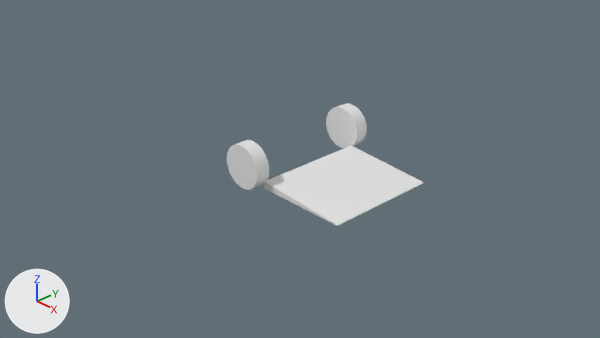
Renders of the Blender file LowBudgetQT/Assets/Models/handtruck.blend from each side of a commit.
Camera for both pictures: the file's camera 'Camera'. The lights are fixed; the arrows at lower left show +X, +Y and +Z.
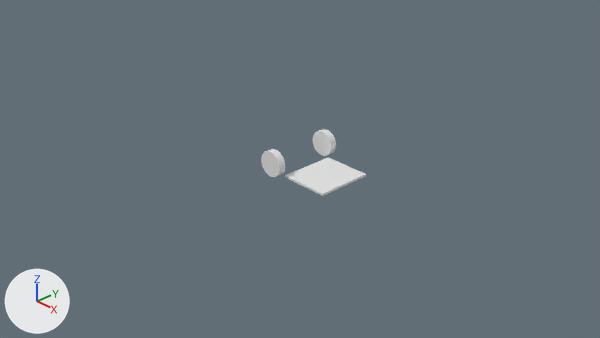
What differs and where, as boxes [x1, y1, x2, y2] in the pictures (600 x 338 px):
```json
{"object": "Cube", "change": "reshaped", "before": [264, 145, 424, 226], "after": [285, 157, 366, 196], "on screen": "49% narrower, 51% shorter"}
{"object": "Cylinder", "change": "mesh rescaled, moved", "before": [227, 140, 269, 190], "after": [261, 149, 285, 177], "on screen": "42% narrower, 43% shorter"}
{"object": "Cylinder.001", "change": "mesh rescaled, moved", "before": [326, 103, 367, 148], "after": [313, 129, 336, 156], "on screen": "43% narrower, 39% shorter"}
```

Edits to the scene script, one JSON object a line:
```json
{"block": "me_cube", "where": "me_cube.from_pydata(...)  # 8 vertices, 6 faces; spans x 0.2..1.5, y -0.8..0.8, z 0.0..0.1"}
{"block": "me_cube", "where": "# used by ob_cube; location = (0.0, 0.0, 0.0)"}
{"block": "me_cube", "change": "me_cube part 1"}
{"op": "set", "path": "me_cube.vertices[0].co", "old": "(1.5, 0.8, 0.01)", "new": "(0.85, 0.4, 0.03)", "note": "pixel (424, 182) -> pixel (366, 174)"}
{"op": "set", "path": "me_cube.vertices[1].co", "old": "(1.5, 0.8, 0.0)", "new": "(0.85, 0.4, 0.0)", "note": "pixel (424, 183) -> pixel (365, 176)"}
{"op": "set", "path": "me_cube.vertices[2].co", "old": "(1.5, -0.8, 0.01)", "new": "(0.85, -0.4, 0.03)", "note": "pixel (337, 225) -> pixel (322, 193)"}
{"op": "set", "path": "me_cube.vertices[3].co", "old": "(1.5, -0.8, 0.0)", "new": "(0.85, -0.4, 0.0)", "note": "pixel (337, 226) -> pixel (322, 195)"}
{"op": "set", "path": "me_cube.vertices[4].co", "old": "(0.2, 0.8, 0.1)", "new": "(0.15, 0.4, 0.03)", "note": "pixel (351, 145) -> pixel (328, 157)"}
{"op": "set", "path": "me_cube.vertices[5].co", "old": "(0.2, 0.8, 0.0)", "new": "(0.15, 0.4, 0.0)"}
{"op": "set", "path": "me_cube.vertices[6].co", "old": "(0.2, -0.8, 0.1)", "new": "(0.15, -0.4, 0.03)", "note": "pixel (264, 181) -> pixel (285, 175)"}
{"op": "set", "path": "me_cube.vertices[7].co", "old": "(0.2, -0.8, 0.0)", "new": "(0.15, -0.4, 0.0)", "note": "pixel (264, 188) -> pixel (285, 177)"}
{"block": "me_cylinder", "where": "me_cylinder.from_pydata(...)  # 64 vertices, 34 faces; spans x -0.3..0.3, y -0.3..0.3, z 0.0..0.2"}
{"block": "me_cylinder", "where": "# used by ob_cylinder; location = (0.0, -0.8, 0.3); rotation_euler = (1.571, 0.0, 0.0), in degrees (90, 0, 0)"}
{"block": "me_cylinder", "change": "me_cylinder part 2: the whole mesh is scaled about the mesh origin by (0.6, 0.6, 0.5)"}
{"block": "me_cylinder_001", "where": "me_cylinder_001.from_pydata(...)  # 64 vertices, 34 faces; spans x -0.3..0.3, y -0.3..0.3, z 0.0..0.2"}
{"block": "me_cylinder_001", "where": "# used by ob_cylinder_001; location = (0.0, 1.0, 0.3); rotation_euler = (1.571, 0.0, 0.0), in degrees (90, 0, 0)"}
{"block": "me_cylinder_001", "change": "me_cylinder_001 part 3: the whole mesh is scaled about its middle by (0.6, 0.6, 0.5), then moved by (0.0, 0.0, 0.05)"}
{"op": "set", "path": "ob_cylinder.location", "old": "(0.0, -0.8, 0.3)", "new": "(0.0, -0.42, 0.18)"}
{"op": "set", "path": "ob_cylinder_001.location", "old": "(0.0, 1.0, 0.3)", "new": "(0.0, 0.62, 0.18)"}
```
